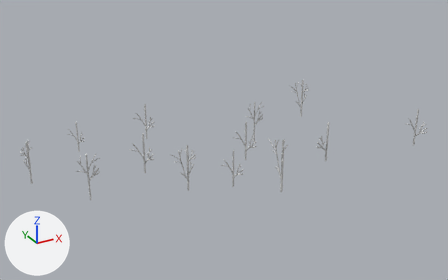
One commit to the FBX model MovistarExperience/OkudaUniverse/SM_Desierto_Arboles/SM_Desierto_Arboles.fbx: the scene before it, then after it.
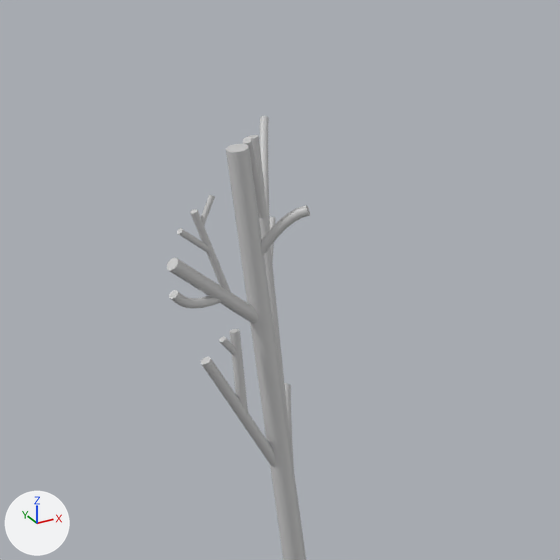
The first picture shows the older version from a camera (50 mm lens) standing at (-23.2, -42.3, 35.2) and looking at (13.2, 23.9, 2.1). The close-ups show both versions on the part from 1% to 12% of the width and 46% to 63% of the height of that picture; other places that the commit changed are outside them. Arrows for +X, +Y and +Z are at lower left; the lights stay in place. Where no turn or scale is listed for an object, it has been applied to the vertices.

Names of what the first close-up shows: 'ArbolBlanco1_1'.
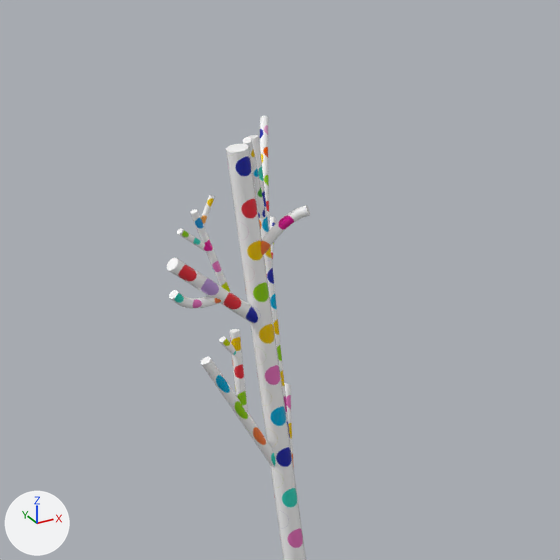
What differs and where, as boxes [x1, y1, x2, y2] in the close-ups (560 x 560 px):
'ArbolBlanco1_1', recoloured
    both: [167, 116, 310, 560]

Patch to the scene script:
```diff
--- a/MovistarExperience/OkudaUniverse/SM_Desierto_Arboles/SM_Desierto_Arboles.fbx.py
+++ b/MovistarExperience/OkudaUniverse/SM_Desierto_Arboles/SM_Desierto_Arboles.fbx.py
@@ img_arbolblanco_textura_png @@
+img_arbolblanco_textura_png = load_image('arbolblanco_textura.png', '../Deliveries/7 SEPTIEMBRE/ELEMENTOS TEXTURIZADOS.fbm/arbolblanco_textura.png', 1024, 1024, 'sRGB')
@@ mat_material__3090 @@
+mat_material__3090 = principled_material('Material #3090')
+mat_material__3090.texture = img_arbolblanco_textura_png
+mat_material__3090.roughness = 0.0
@@ me_mesh_001 @@
 me_mesh_001.from_pydata(...)  # 792 vertices, 672 faces; spans x -12.02..-10.39, y 28.76..31.23, z -0.68..4.88
-me_mesh_001.materials.append(mat_05___default)  # light grey #cacaca
+me_mesh_001.materials.append(mat_material__3090)  # picture img_arbolblanco_textura_png
```
